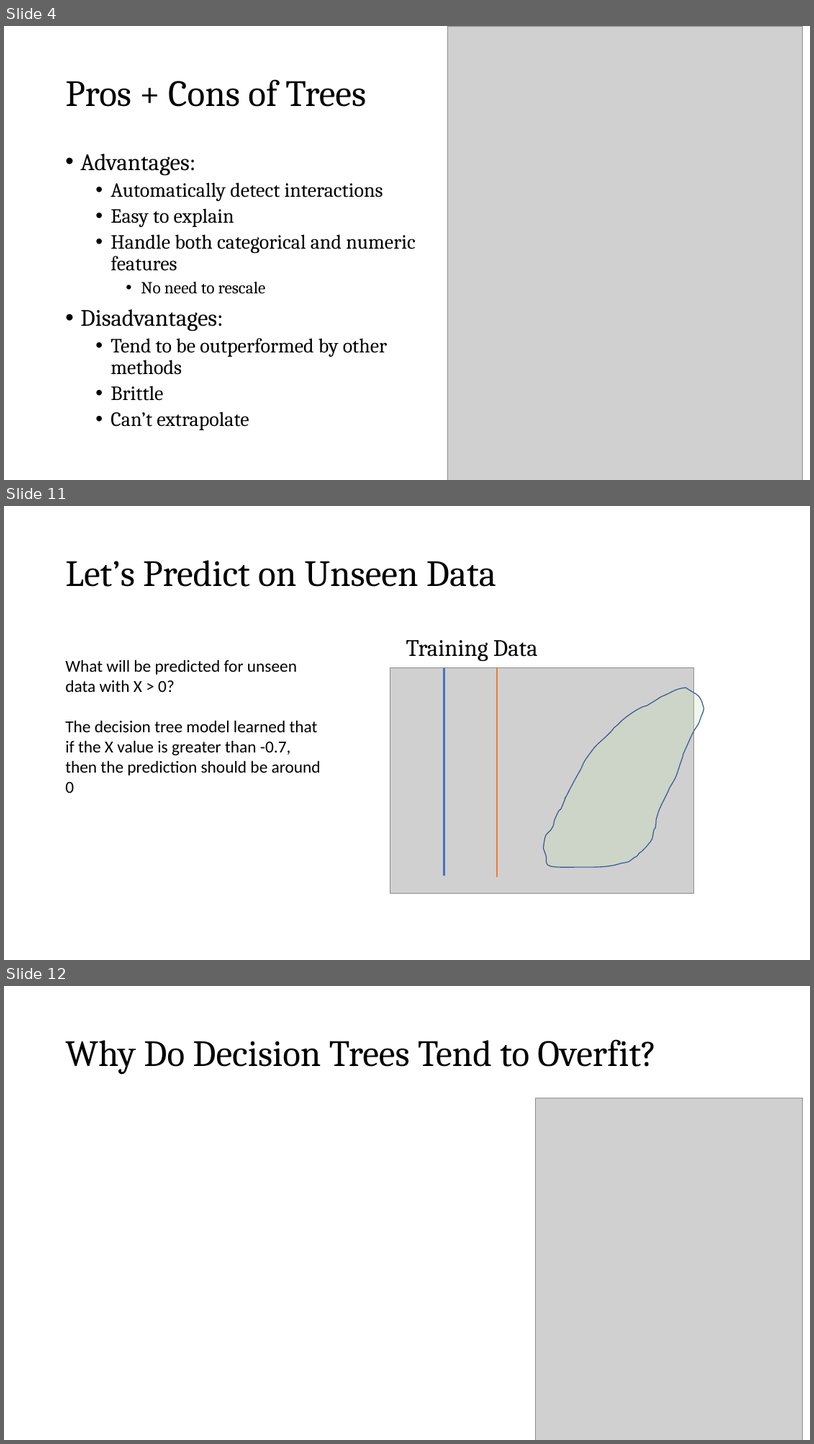
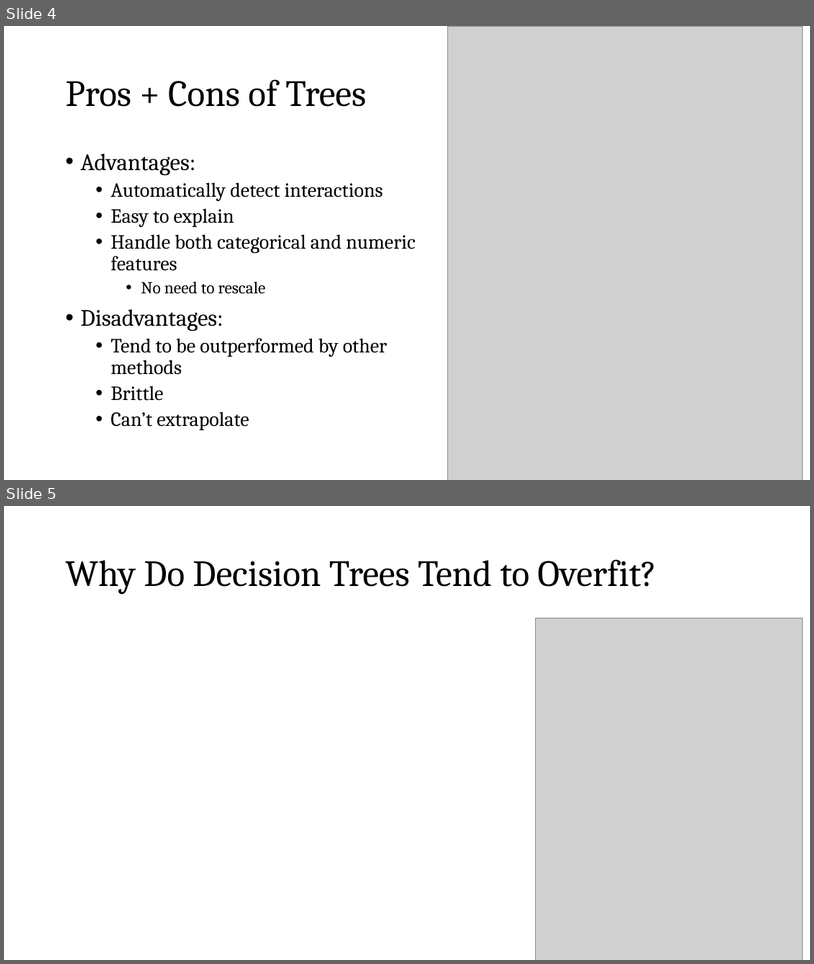
Before and after one commit to zjelveh/zjelveh.github.io, a slide deck: files/inst414_spring2026/lectures/lecture_9a_RF.pptx. Shown one above the other, each under a label of ours: slides 4, 11 and 12 before the commit, slides 4 and 5 after it; the slides between them are not shown. The pictures are 814x1444 and 814x964 pixels, drawn with LibreOffice and Linux fonts; fonts in the diff are those of the drawing; grey boxes stand for pictures. Boxes give left, top, right and bottom in pixels: in the first picture for what was removed or moved away, otherwise in the second. Text is boxed around its words. In the diff, an @@ line names an element or a change of style, - is before the commit and + after.

```diff
--- a/files/inst414_spring2026/lectures/lecture_9a_RF.pptx
+++ b/files/inst414_spring2026/lectures/lecture_9a_RF.pptx
@@ slide 11 removed at (4,506,810,960), background #FFFFFF @@
@@ title removed at (65,560,496,587) @@
-Let’s Predict on Unseen Data
@@ text removed at (406,640,538,661) @@
-Training Data
@@ text removed at (65,659,321,793) @@
-What will be predicted for unseen data with X > 0?
-The decision tree model learned that if the X value is greater than -0.7, then the prediction should be around 0
@@ picture removed at (390,668,694,893) @@
@@ line removed from (445, 875) to (445, 668) @@
@@ line removed from (498, 877) to (498, 668) @@
@@ freeform shape removed at (543,687,705,867) @@
@@ what was slide 12 is now slide 5 @@
```
Also in this commit, not shown: 2 slides changed, 8 other slides removed, 2 other files.
